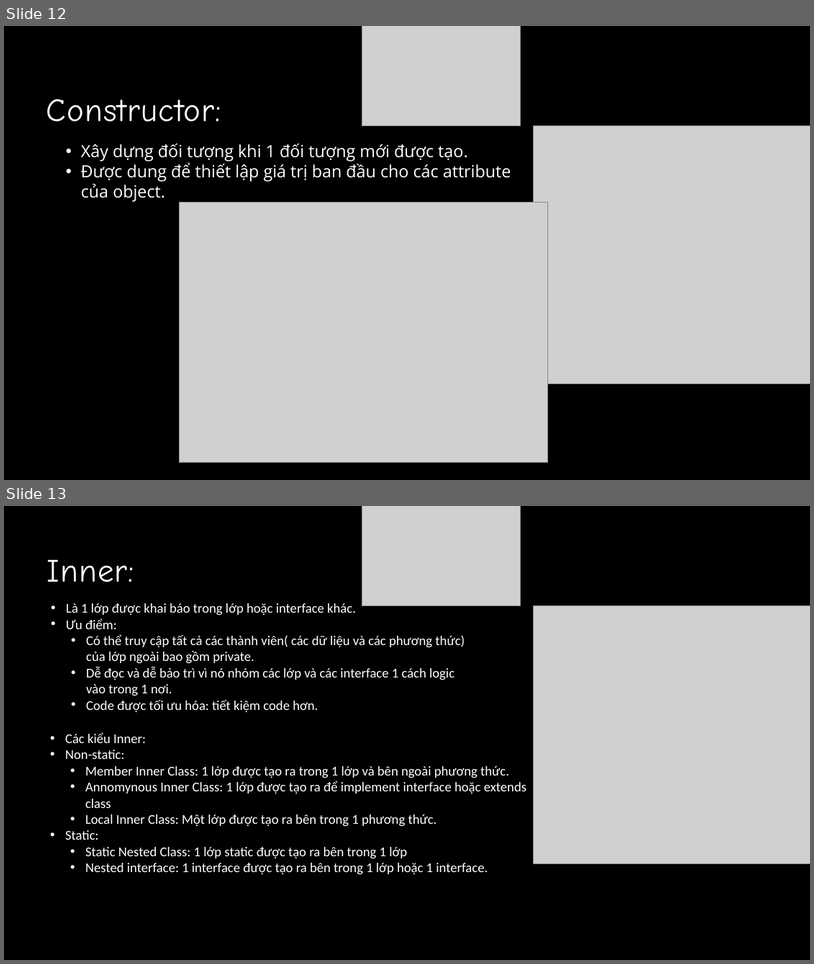
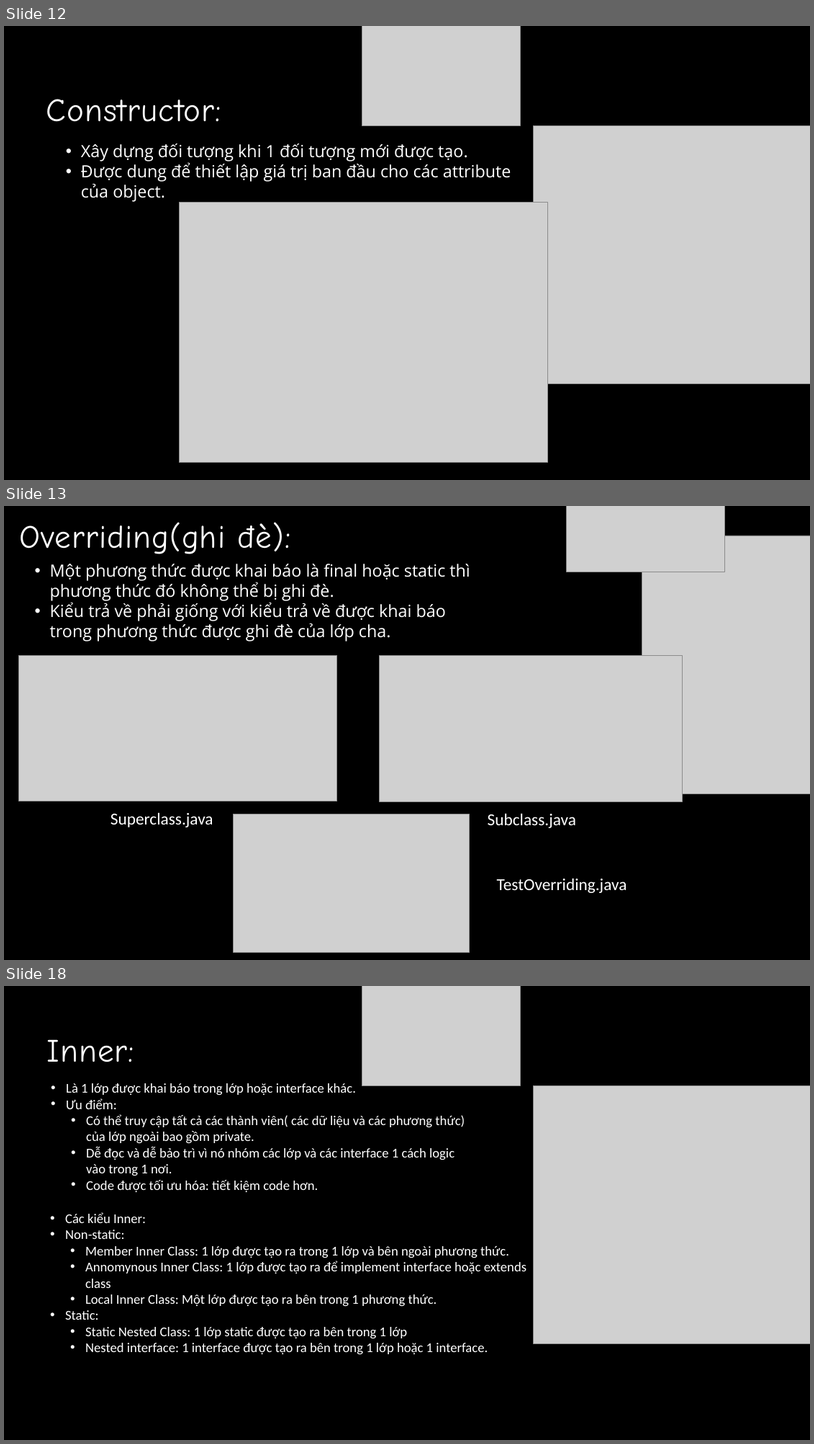
Before and after one commit to QuyetTien1308/intern-nvqtien, a slide deck: baocaotuan1.pptx. Shown one above the other, each under a label of ours: slides 12 and 13 before the commit, slides 12, 13 and 18 after it; the slides between them are not shown. The pictures are 814x964 and 814x1444 pixels, drawn with LibreOffice and Linux fonts; fonts in the diff are those of the drawing; grey boxes stand for pictures. Boxes give left, top, right and bottom in pixels: in the first picture for what was removed or moved away, otherwise in the second. Text is boxed around its words. In the diff, an @@ line names an element or a change of style, - is before the commit and + after.

```diff
--- a/baocaotuan1.pptx
+++ b/baocaotuan1.pptx
@@ slide 13 added at <box>4,506,810,960</box>, background #000000 @@
@@ text added at <box>20,522,291,554</box>, 58 pt, text #FFFFFF @@
+Overriding(ghi đè):
@@ picture added at <box>566,506,725,572</box> @@
@@ picture added at <box>642,536,810,793</box> @@
@@ text added at <box>50,564,470,641</box>, 30 pt, text #FFFFFF @@
+• Một phương thức được khai báo là final hoặc static thì phương thức đó không thể bị ghi đè.
+• Kiểu trả về phải giống với kiểu trả về được khai báo trong phương thức được ghi đè của lớp cha.
@@ picture added at <box>19,655,337,801</box> @@
@@ picture added at <box>379,655,682,801</box> @@
@@ text added at <box>111,812,214,827</box>, 30 pt, text #FFFFFF @@
+Superclass.java
@@ picture added at <box>234,813,469,952</box> @@
@@ text added at <box>488,813,576,828</box>, 30 pt, text #FFFFFF @@
+Subclass.java
@@ text added at <box>497,878,628,893</box>, 30 pt, text #FFFFFF @@
+TestOverriding.java
@@ what was slide 13 is now slide 18 @@
```
Also in this commit, not shown: 4 other slides added.
